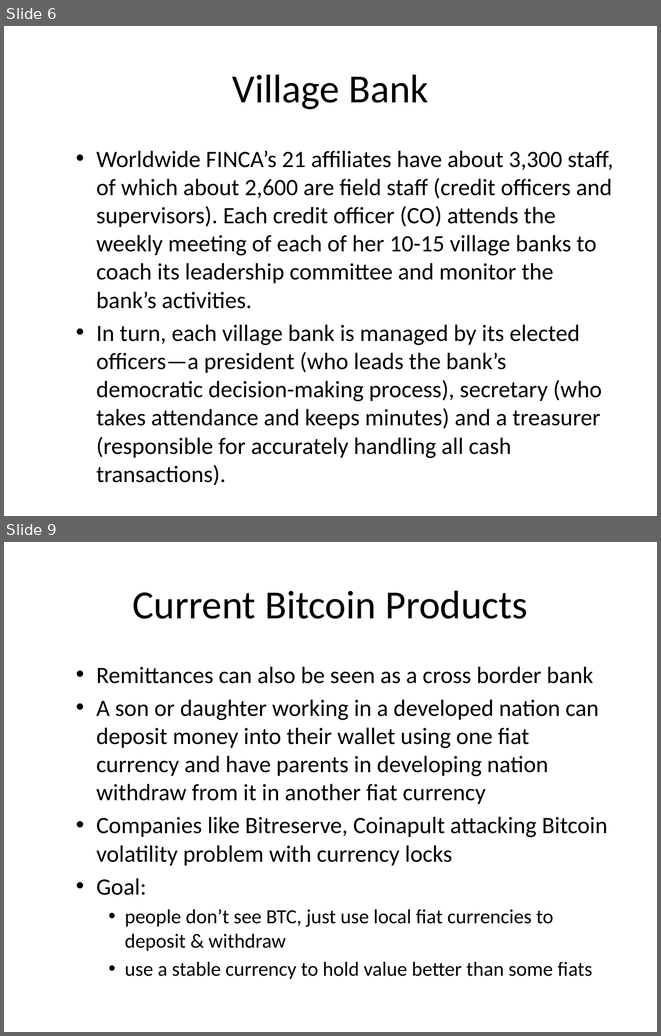
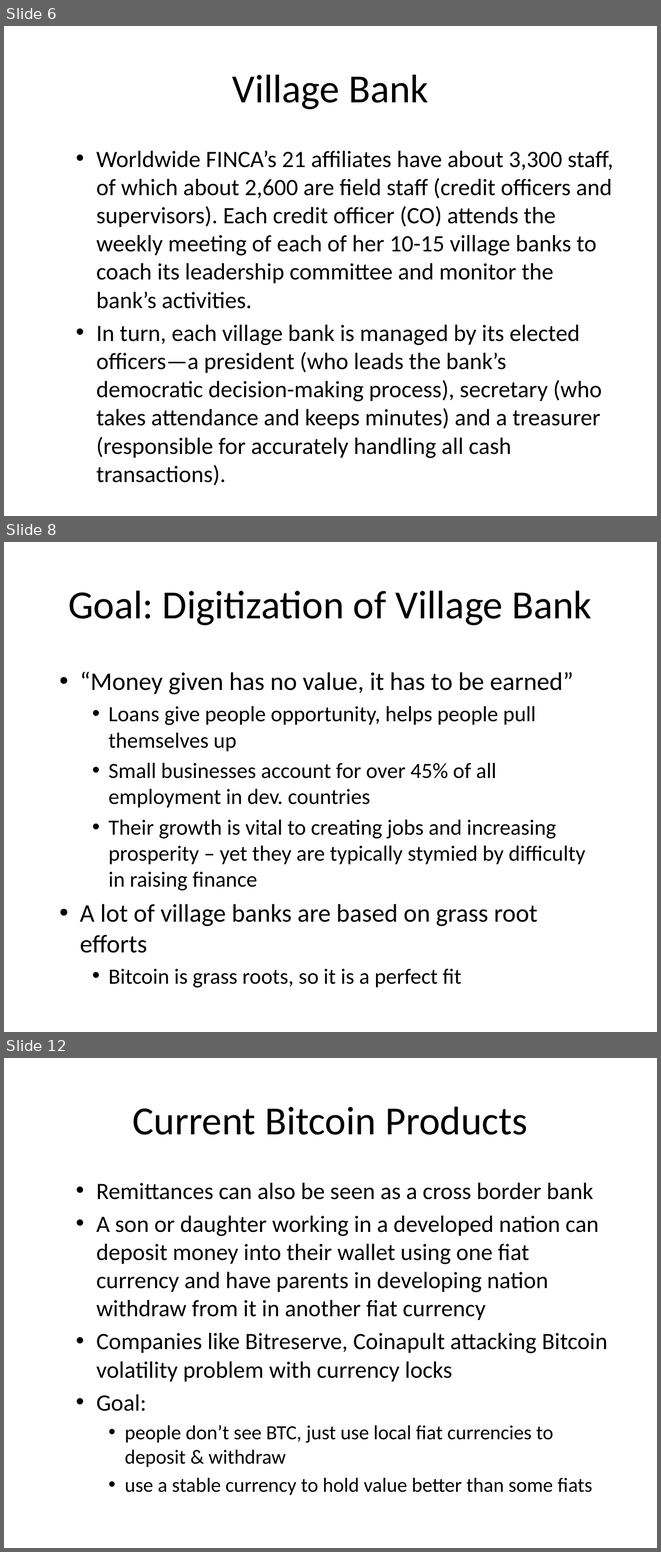
Before and after one commit to huang-pan/village-bank, a slide deck: Village Bank.pptx. Shown one above the other, each under a label of ours: slides 6 and 9 before the commit, slides 6, 8 and 12 after it; the slides between them are not shown. The pictures are 661x1036 and 661x1552 pixels, drawn with LibreOffice and Linux fonts; fonts in the diff are those of the drawing. Boxes give left, top, right and bottom in pixels: in the first picture for what was removed or moved away, otherwise in the second. Text is boxed around its words. In the diff, an @@ line names an element or a change of style, - is before the commit and + after.

```diff
--- a/Village Bank.pptx
+++ b/Village Bank.pptx
@@ slide 8 added at bbox=[4, 542, 657, 1032], background #FFFFFF @@
@@ title added at bbox=[68, 590, 592, 625], 44 pt, text #000000 @@
+Goal: Digitization of Village Bank
@@ text added at bbox=[80, 671, 585, 987], 24 pt, text #000000 @@
+  • “Money given has no value, it has to be earned”
+    • Loans give people opportunity, helps people pull themselves up
+    • Small businesses account for over 45% of all employment in dev. countries
+    • Their growth is vital to creating jobs and increasing prosperity – yet they are typically stymied by difficulty in raising finance
+  • A lot of village banks are based on grass root efforts
+    • Bitcoin is grass roots, so it is a perfect fit
@@ what was slide 9 is now slide 12 @@
```
Also in this commit, not shown: 6 slides changed, 2 other slides added, 2 other files.
